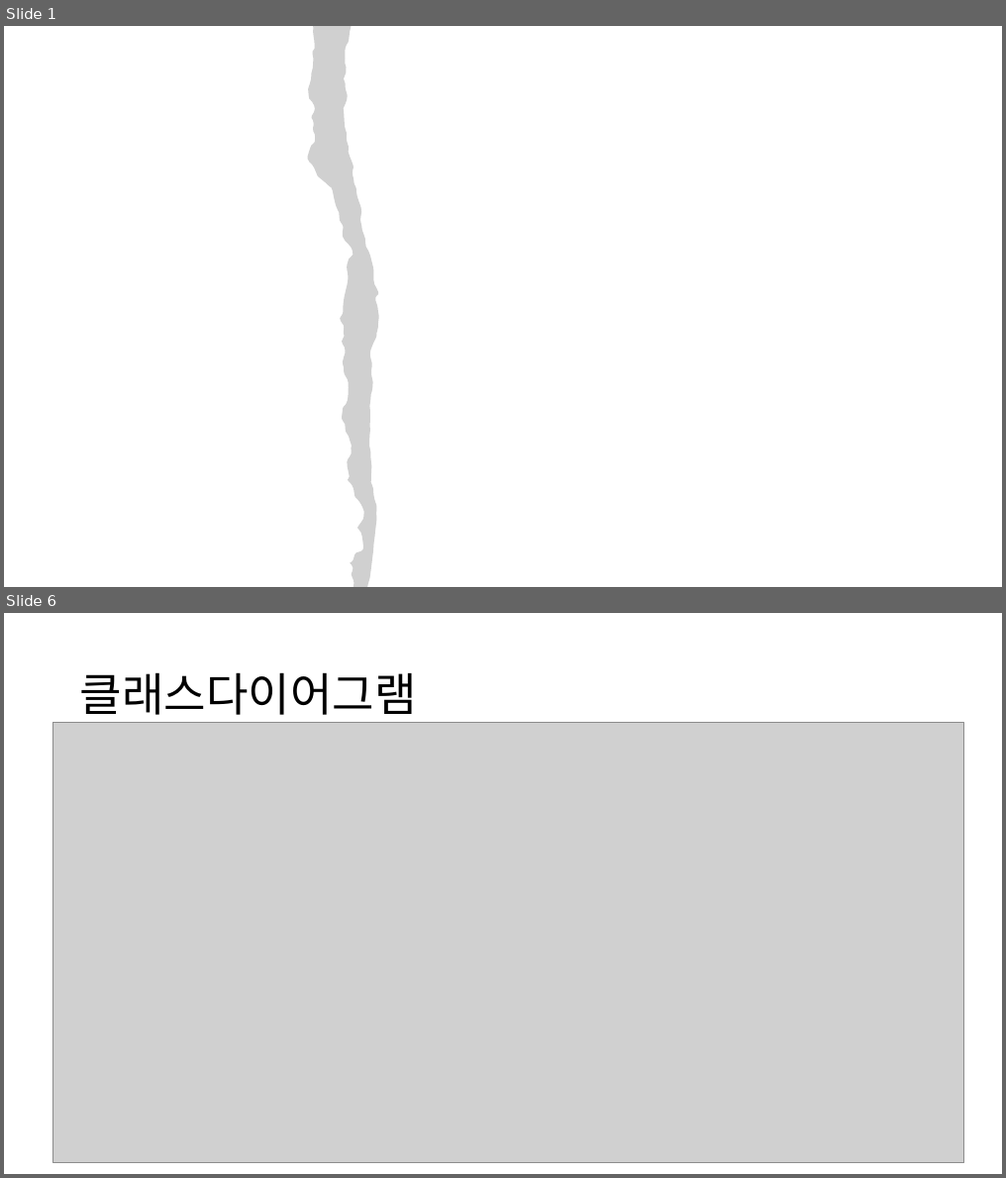
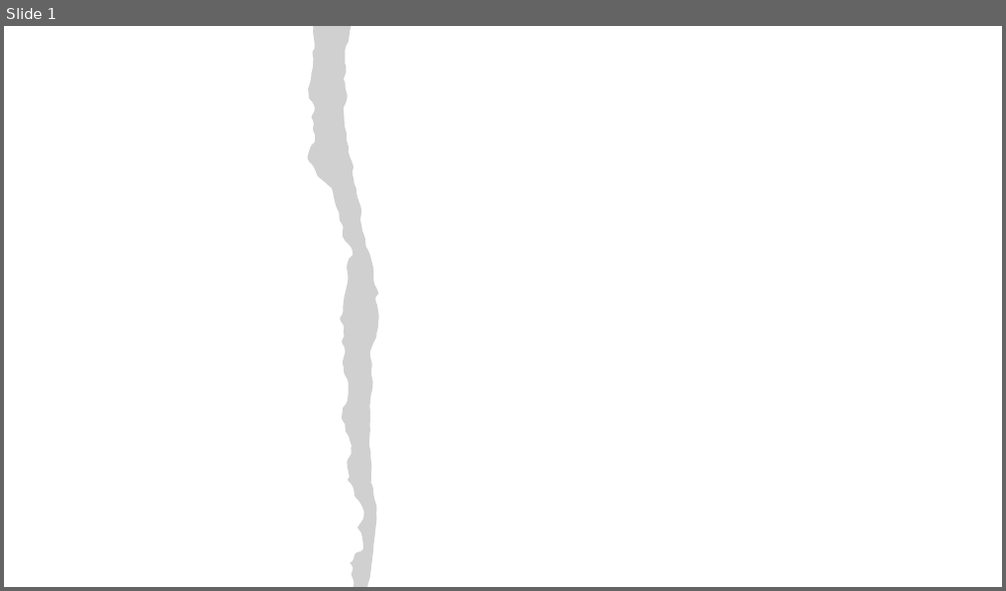
Before and after one commit to sh010207/TextRPG, a slide deck: 수조.pptx. Shown one above the other, each under a label of ours: slides 1 and 6 before the commit, slide 1 after it; the slides between them are not shown. The pictures are 1006x1178 and 1006x591 pixels, drawn with LibreOffice and Linux fonts; fonts in the diff are those of the drawing; grey boxes stand for pictures. Boxes give left, top, right and bottom in pixels: in the first picture for what was removed or moved away, otherwise in the second. Text is boxed around its words. In the diff, an @@ line names an element or a change of style, - is before the commit and + after.

```diff
--- a/수조.pptx
+++ b/수조.pptx
@@ slide 6 removed at <box>4,613,1002,1174</box>, background #FFFFFF @@
@@ title removed at <box>80,672,417,723</box> @@
-클래스다이어그램
@@ picture removed at <box>53,723,964,1163</box> @@
```
Also in this commit, not shown: 21 slides changed, 1 slide added, 1 other slide removed.
